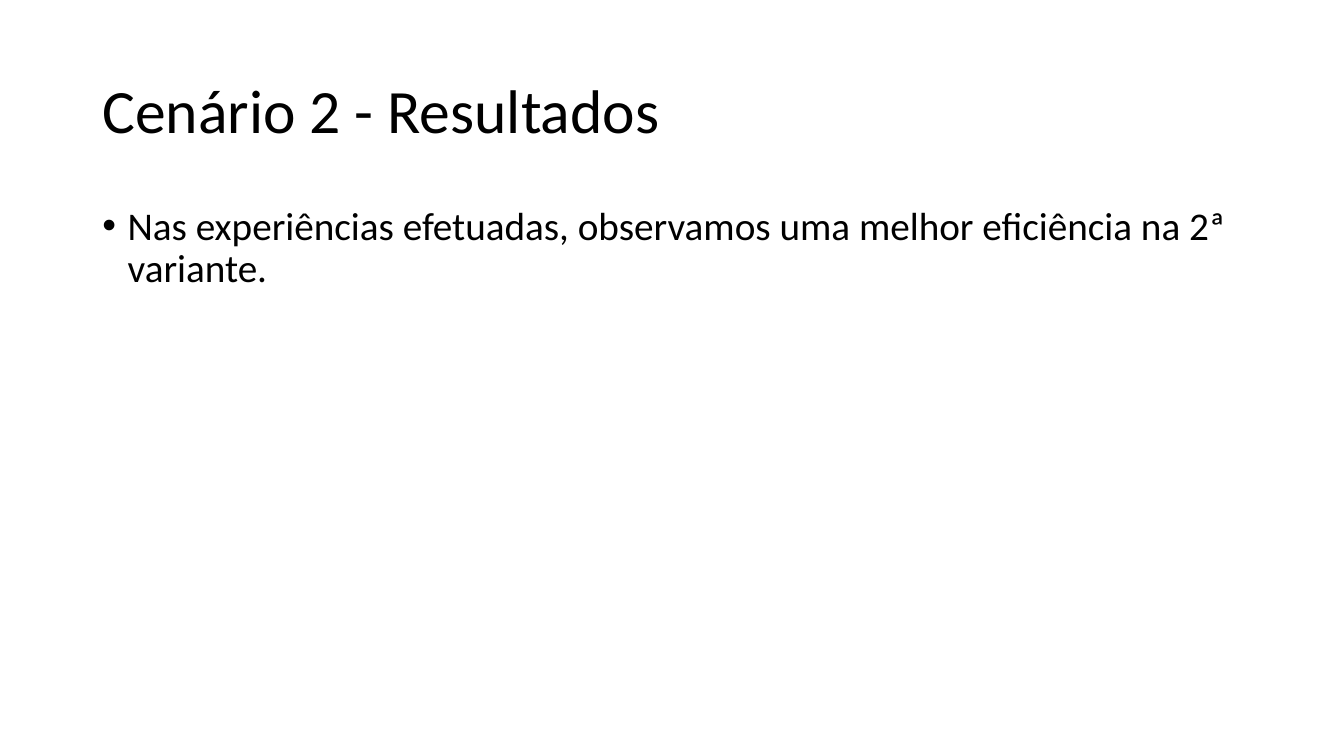
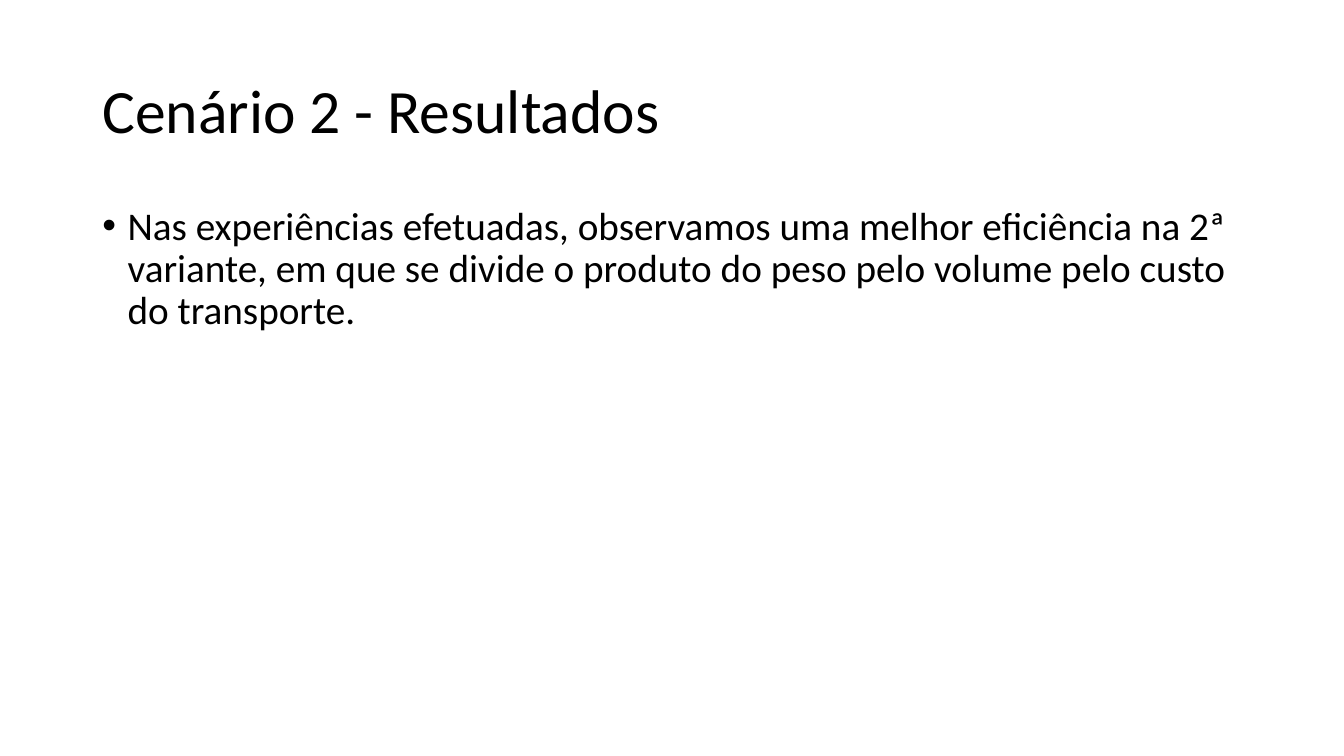
Before and after one commit to ttoino/feup-da-proj1, a slide deck: slide 11 of report/DA – Projeto 1 G12.pptx (slide 10 before the commit). Drawn at 1344x756 pixels with LibreOffice and Linux fonts; fonts in the diff are those of the drawing. Boxes give left, top, right and bottom in pixels: in the first picture for what was removed or moved away, otherwise in the second. Text is boxed around its words. In the diff, an @@ line names an element or a change of style, - is before the commit and + after.

```diff
--- a/report/DA – Projeto 1 G12.pptx
+++ b/report/DA – Projeto 1 G12.pptx
@@ text at box(128, 212, 1225, 331): text changed @@
-• Nas experiências efetuadas, observamos uma melhor eficiência na 2ª variante.
+• Nas experiências efetuadas, observamos uma melhor eficiência na 2ª variante, em que se divide o produto do peso pelo volume pelo custo do transporte.
```
Also in this commit, not shown: 7 other slides changed, 1 slide added.
